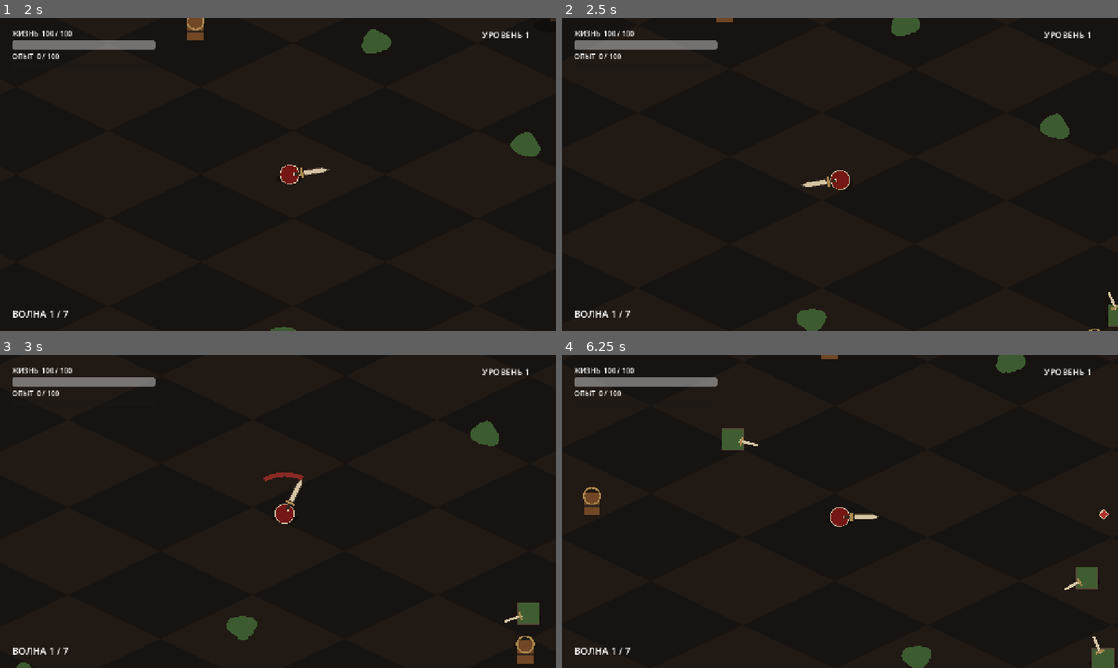
Above: before the commit, frames 1-4 (two rows, left to right).
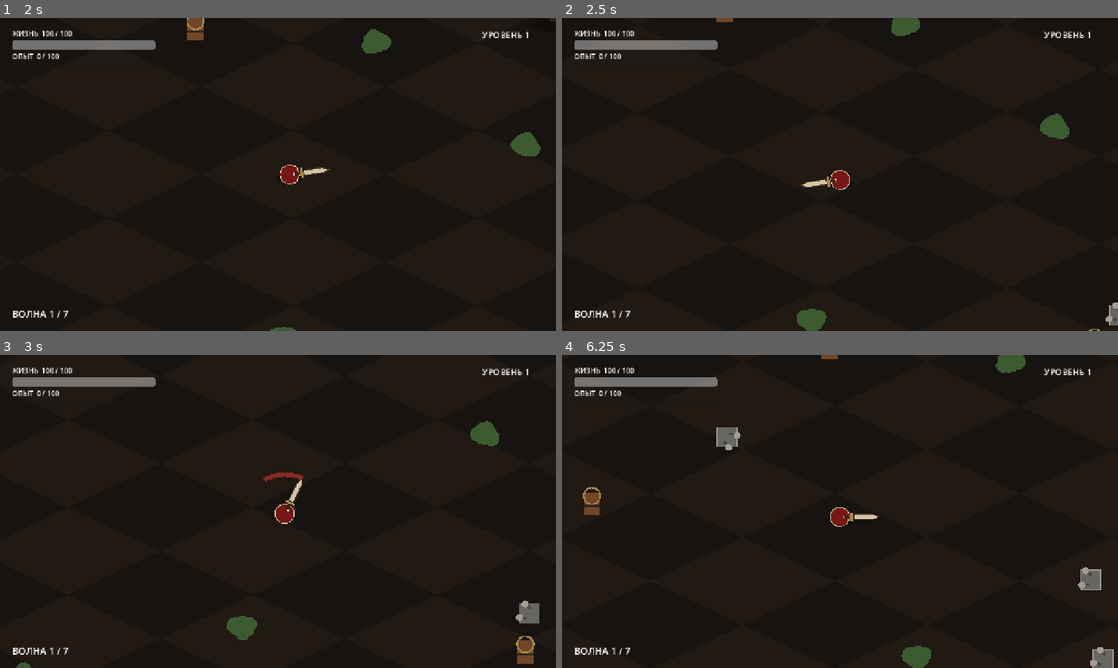
Above: after the commit, the same moments.

Repository: lollydragon666/testgame
Game: Godot game, scene res://scenes/main.tscn
Two runs of this game, one before a commit and one after it. Both use one fixed random seed, a clock stepped at 60 frames per second and the inputs below.
Inputs (mouse positions are in pixels of both pictures, inside the frame that each line leads up to):
- Up to frame 1 (2 s): click "⚔ НАЧАТЬ ПОХОД ⚔" at 0.5 s; tap Enter at 1.25 s; move the mouse to (400, 158) at 1.27 s; hold D (move_right) from 1.28 s (still down); click (400, 158) at 1.35 s
- Up to frame 2 (2.5 s): move the mouse to (728, 190) at 2.02 s; release D (move_right) at 2.03 s; hold S (move_down) from 2.03 s (still down); click (728, 190) at 2.1 s
- Up to frame 3 (3 s): move the mouse to (333, 442) at 2.77 s; release S (move_down) at 2.78 s; hold D (move_right) from 2.78 s (still down); click (333, 442) at 2.85 s
- Up to frame 4 (6.25 s): move the mouse to (812, 574) at 3.52 s; release D (move_right) at 3.53 s; hold W (move_up) 3.53-4.28 s; click (812, 574) at 3.6 s; move the mouse to (1006, 558) at 4.27 s; hold A (move_left) 4.28-5.78 s; click (1006, 558) at 4.35 s; move the mouse to (673, 464) at 5.02 s; click (673, 464) at 5.1 s; move the mouse to (867, 511) at 5.77 s; hold S (move_down) from 5.78 s (still down); click (867, 511) at 5.85 s

Frame 1 is identical in both runs. In frame 2, 0.1% of the frame differs, in the area x 97-100%, y 87-99%; in frame 3, 0.3%; in frame 4, 1.0%, in the area x 27-100%, y 23-100%.

Commit message:
Improve projectile parries and add brawler enemies

Diff:
--- /dev/null
+++ b/scenes/enemies/brawler_enemy.tscn
@@ -0,0 +1,6 @@
+[gd_scene load_steps=2 format=3]
+
+[ext_resource path="res://scripts/enemies/brawler_enemy.gd" type="Script" id="1_brawler"]
+
+[node name="BrawlerEnemy" type="Node2D"]
+script = ExtResource("1_brawler")
--- a/scripts/combat/enemy_projectile.gd
+++ b/scripts/combat/enemy_projectile.gd
@@ -4,7 +4,7 @@
 var world_position := Vector2.ZERO
 var velocity := Vector2.ZERO
 var damage := 12.0
-var hit_radius := 9.0
+var hit_radius := 14.0
 var player
 var lifetime := 6.0
 
@@ -35,6 +35,18 @@
 	queue_free()
 
 func _draw() -> void:
-	var diamond := PackedVector2Array([Vector2(0.0, -11.0), Vector2(11.0, 0.0), Vector2(0.0, 11.0), Vector2(-11.0, 0.0)])
-	draw_colored_polygon(diamond, Color("af3029"))
-	draw_polyline(PackedVector2Array([diamond[0], diamond[1], diamond[2], diamond[3], diamond[0]]), Color("d4c4a4"), 2.0)
+	var direction := IsoMath.world_to_screen(velocity.normalized()).normalized()
+	var side := direction.orthogonal()
+	var tip := direction * 20.0
+	var shaft_end := tip - direction * 9.0
+	var tail := direction * -18.0
+	var red := Color("af3029")
+	draw_line(tail, shaft_end, red, 5.0)
+	draw_colored_polygon(PackedVector2Array([
+		tip,
+		shaft_end + side * 8.0,
+		shaft_end - side * 8.0
+	]), red)
+	draw_line(tail, tail + direction * 9.0 + side * 7.0, red, 3.0)
+	draw_line(tail, tail + direction * 9.0 - side * 7.0, red, 3.0)
+	draw_circle(tip, 2.2, Color("d4c4a4"))
--- a/scripts/enemies/boss_enemy.gd
+++ b/scripts/enemies/boss_enemy.gd
@@ -1,7 +1,7 @@
 class_name BossEnemy
 extends EnemyBase
 
-var attack_cooldown := 1.2
+var attack_cooldown := 1.8
 var windup := 0.0
 var attack_applied := false
 
@@ -26,8 +26,8 @@
 	if distance > 142.0:
 		move_toward_player(delta)
 	elif attack_cooldown <= 0.0:
-		attack_cooldown = 3.7
-		windup = 1.28
+		attack_cooldown = 4.5
+		windup = 1.4
 		attack_applied = false
 
 func _draw() -> void:
--- /dev/null
+++ b/scripts/enemies/brawler_enemy.gd
@@ -0,0 +1,61 @@
+class_name BrawlerEnemy
+extends EnemyBase
+
+const PUNCH_DURATION := 0.42
+
+var attack_cooldown := 0.65
+var punch_time := 0.0
+var punch_side := 1.0
+var punch_pending := false
+
+func _init() -> void:
+	enemy_kind = "brawler"
+	hit_radius = 23.0
+	max_health = 64.0
+	move_speed = 76.0
+	contact_damage = 11.0
+	experience_value = 17
+
+func tick_behavior(delta: float) -> void:
+	attack_cooldown = maxf(0.0, attack_cooldown - delta)
+	if punch_time > 0.0:
+		punch_time = maxf(0.0, punch_time - delta)
+		if punch_pending and punch_time <= PUNCH_DURATION * 0.48:
+			punch_pending = false
+			if world_position.distance_to(player.world_position) <= 72.0:
+				damage_player()
+		return
+	var distance := world_position.distance_to(player.world_position)
+	if distance > 58.0:
+		move_toward_player(delta)
+	elif attack_cooldown <= 0.0:
+		attack_cooldown = 1.45
+		punch_time = PUNCH_DURATION
+		punch_pending = true
+		punch_side *= -1.0
+
+func _draw() -> void:
+	draw_set_transform(Vector2(0.0, 8.0), 0.0, Vector2(1.24, 0.44))
+	draw_circle(Vector2.ZERO, hit_radius, Color(0.01, 0.008, 0.008, 0.36))
+	draw_set_transform(Vector2.ZERO, 0.0, Vector2.ONE)
+	var body := health_color(Color("666662"))
+	draw_rect(Rect2(Vector2.ONE * -hit_radius, Vector2.ONE * hit_radius * 2.0), body)
+	draw_rect(Rect2(Vector2.ONE * -hit_radius, Vector2.ONE * hit_radius * 2.0), Color("a39d91"), false, 2.0)
+	var direction := IsoMath.world_to_screen((player.world_position - world_position).normalized()).normalized()
+	var side := direction.orthogonal()
+	var punch_progress := 0.0
+	if punch_time > 0.0:
+		punch_progress = 1.0 - punch_time / PUNCH_DURATION
+	var extension := sin(punch_progress * PI) * 22.0
+	var left_hand := direction * 17.0 - side * 17.0
+	var right_hand := direction * 17.0 + side * 17.0
+	if punch_time > 0.0:
+		if punch_side < 0.0:
+			left_hand += direction * extension
+		else:
+			right_hand += direction * extension
+	draw_line(-side * 11.0, left_hand, Color("4a4946"), 7.0)
+	draw_line(side * 11.0, right_hand, Color("4a4946"), 7.0)
+	draw_circle(left_hand, 8.0, Color("a39d91"))
+	draw_circle(right_hand, 8.0, Color("a39d91"))
+	draw_health_bar(50.0)
--- a/scripts/enemies/lancer_enemy.gd
+++ b/scripts/enemies/lancer_enemy.gd
@@ -1,7 +1,7 @@
 class_name LancerEnemy
 extends EnemyBase
 
-var attack_cooldown := 0.5
+var attack_cooldown := 1.0
 var thrust_time := 0.0
 
 func _init() -> void:
@@ -19,7 +19,7 @@
 	if distance > 138.0:
 		move_toward_player(delta)
 	elif attack_cooldown <= 0.0:
-		attack_cooldown = 1.45
+		attack_cooldown = 2.05
 		thrust_time = 0.32
 		if distance <= 158.0:
 			damage_player()
--- a/scripts/enemies/melee_enemy.gd
+++ b/scripts/enemies/melee_enemy.gd
@@ -1,7 +1,7 @@
 class_name MeleeEnemy
 extends EnemyBase
 
-var attack_cooldown := 0.0
+var attack_cooldown := 0.45
 var weapon_phase := 0.0
 
 func _init() -> void:
@@ -19,7 +19,7 @@
 	if distance > 62.0:
 		distance = move_toward_player(delta)
 	if distance <= 72.0 and attack_cooldown <= 0.0:
-		attack_cooldown = 0.82
+		attack_cooldown = 1.25
 		damage_player()
 
 func _draw() -> void:
--- a/scripts/enemies/shooter_enemy.gd
+++ b/scripts/enemies/shooter_enemy.gd
@@ -1,7 +1,7 @@
 class_name ShooterEnemy
 extends EnemyBase
 
-var shot_cooldown := 1.1
+var shot_cooldown := 1.6
 var strafe_sign := 1.0
 
 func _init() -> void:
@@ -24,7 +24,7 @@
 		world_position += direction * move_speed * delta
 	world_position += direction.orthogonal() * strafe_sign * move_speed * 0.42 * delta
 	if distance < 620.0 and shot_cooldown <= 0.0:
-		shot_cooldown = 1.65
+		shot_cooldown = 2.35
 		projectile_requested.emit(world_position, direction, 12.0)
 
 func _draw() -> void:
--- a/scripts/main.gd
+++ b/scripts/main.gd
@@ -2,6 +2,7 @@
 
 const PLAYER_SCENE := preload("res://scenes/player/player.tscn")
 const LOCATION_SCENE := preload("res://scenes/world/location.tscn")
+const BRAWLER_ENEMY_SCENE := preload("res://scenes/enemies/brawler_enemy.tscn")
 const MELEE_ENEMY_SCENE := preload("res://scenes/enemies/melee_enemy.tscn")
 const SHOOTER_ENEMY_SCENE := preload("res://scenes/enemies/shooter_enemy.tscn")
 const LANCER_ENEMY_SCENE := preload("res://scenes/enemies/lancer_enemy.tscn")
@@ -66,6 +67,8 @@
 		return
 	var enemy: EnemyBase
 	match enemy_kind:
+		"brawler":
+			enemy = BRAWLER_ENEMY_SCENE.instantiate() as EnemyBase
 		"shooter":
 			enemy = SHOOTER_ENEMY_SCENE.instantiate() as EnemyBase
 		"lancer":
--- a/scripts/player/player_attack.gd
+++ b/scripts/player/player_attack.gd
@@ -41,6 +41,8 @@
 		if not is_instance_valid(target) or not target.has_method(method_name):
 			continue
 		var target_radius: float = target.get("hit_radius") if target.get("hit_radius") != null else 8.0
+		if group_name == &"enemy_projectile":
+			target_radius += 7.0
 		var target_position: Vector2 = target.get("world_position")
 		if point_in_sweep(target_position, target_radius):
 			if method_name == &"take_damage":
--- a/scripts/systems/wave_manager.gd
+++ b/scripts/systems/wave_manager.gd
@@ -46,13 +46,13 @@
 func _choose_enemy() -> String:
 	var roster: Array[String]
 	if wave == 1:
-		roster = ["melee", "melee", "shooter"]
+		roster = ["brawler", "brawler", "melee", "shooter"]
 	elif wave == 2:
-		roster = ["melee", "shooter", "melee", "lancer"]
+		roster = ["brawler", "melee", "shooter", "brawler", "lancer"]
 	elif wave <= 4:
-		roster = ["melee", "shooter", "lancer", "melee", "shooter"]
+		roster = ["brawler", "melee", "shooter", "lancer", "brawler", "shooter"]
 	else:
-		roster = ["lancer", "shooter", "melee", "lancer", "shooter", "melee"]
+		roster = ["brawler", "lancer", "shooter", "melee", "brawler", "lancer", "shooter"]
 	var enemy_kind := roster[spawn_index % roster.size()]
 	spawn_index += 1
 	return enemy_kind
Not shown, added: scripts/enemies/brawler_enemy.gd.uid
Not shown, changed: README.md
